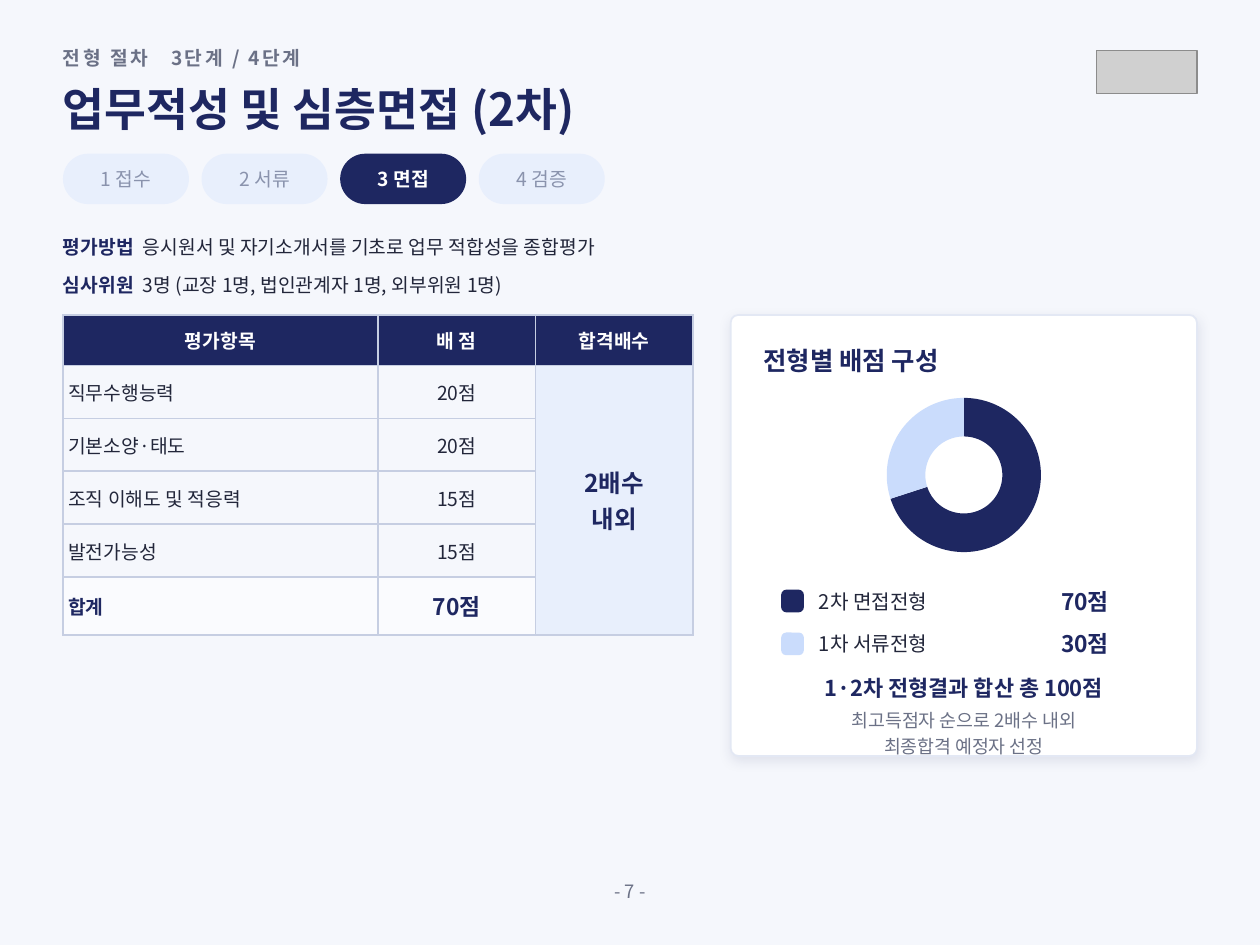
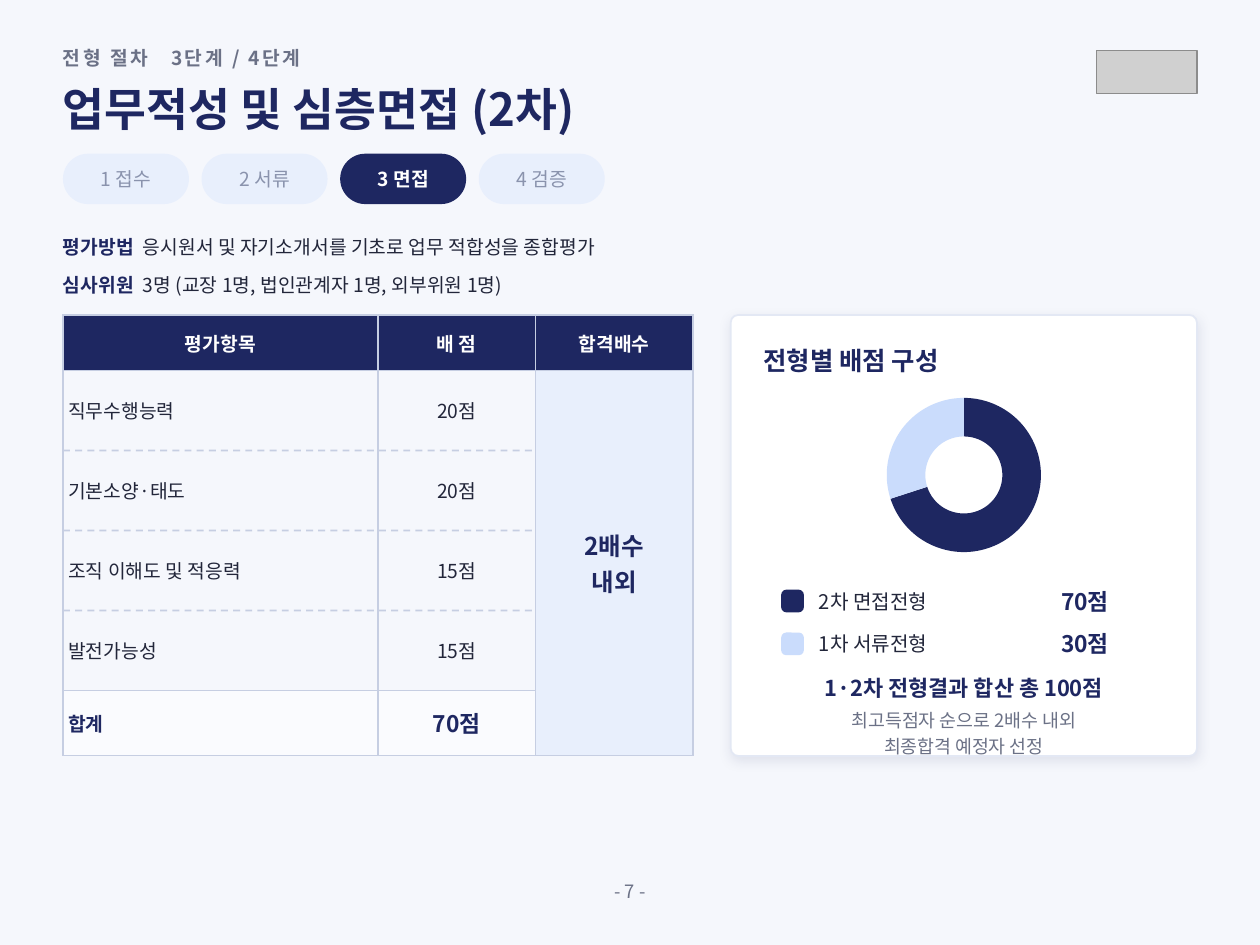
Before and after one commit to sogood459-max/miracle-guy, a slide deck: slide 8 of docs/2027년_사무직원_채용계획안.pptx. Drawn at 1260x945 pixels with LibreOffice and Linux fonts; fonts in the diff are those of the drawing; grey boxes stand for pictures. Boxes give left, top, right and bottom in pixels: in the first picture for what was removed or moved away, otherwise in the second. Text is boxed around its words. In the diff, an @@ line names an element or a change of style, - is before the commit and + after.

```diff
--- a/docs/2027년_사무직원_채용계획안.pptx
+++ b/docs/2027년_사무직원_채용계획안.pptx
@@ table at (63,315,693,738) @@
@@ borders changed @@
@@ line added from (63, 451) to (536, 451), #C6CEE2 1 pt dashed @@
@@ line added from (63, 530) to (536, 530), #C6CEE2 1 pt dashed @@
@@ line added from (63, 610) to (536, 610), #C6CEE2 1 pt dashed @@
```
Also in this commit, not shown: 1 other file.
